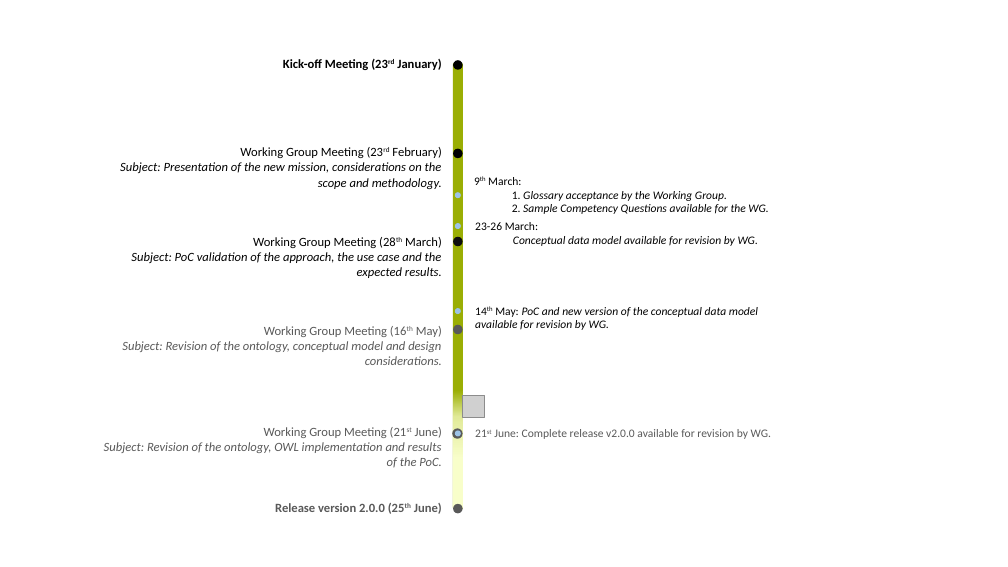
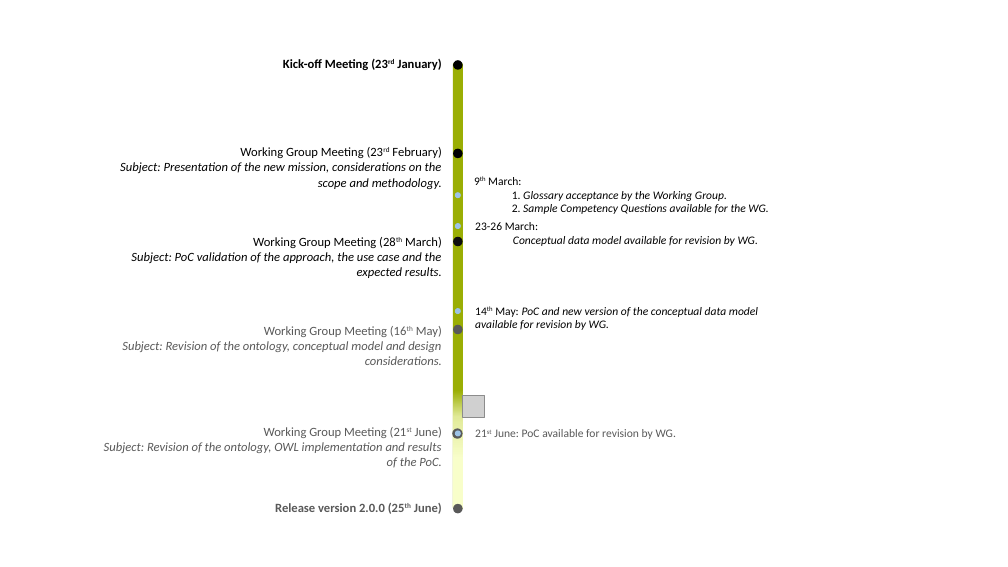
Before and after one commit to eProcurement-everis/ePO, a slide deck: slide 1 of 01_Resources/Timeline.pptx. Drawn at 1008x567 pixels with LibreOffice and Linux fonts; fonts in the diff are those of the drawing; grey boxes stand for pictures. Boxes give left, top, right and bottom in pixels: in the first picture for what was removed or moved away, otherwise in the second. Text is boxed around its words. In the diff, an @@ line names an element or a change of style, - is before the commit and + after.

```diff
--- a/01_Resources/Timeline.pptx
+++ b/01_Resources/Timeline.pptx
@@ text at [494,429,676,439]: text changed @@
-21st June: Complete release v2.0.0 available for revision by WG.
+21st June: PoC available for revision by WG.
```
Also in this commit, not shown: 1 other file.
